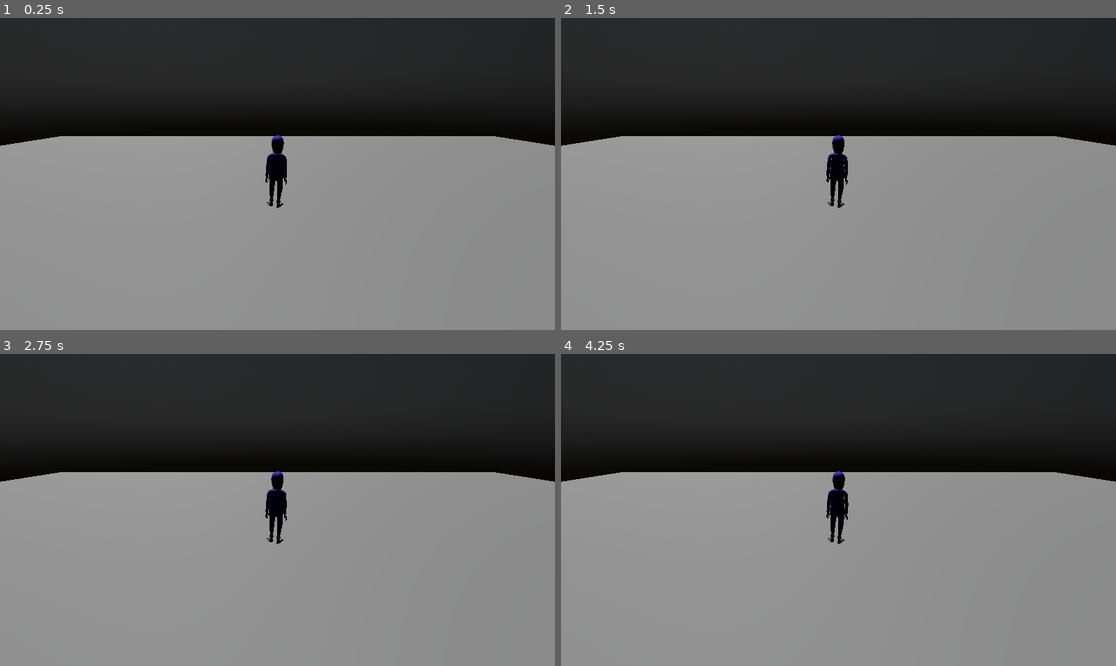
Above: before the commit, frames 1-4 (two rows, left to right).
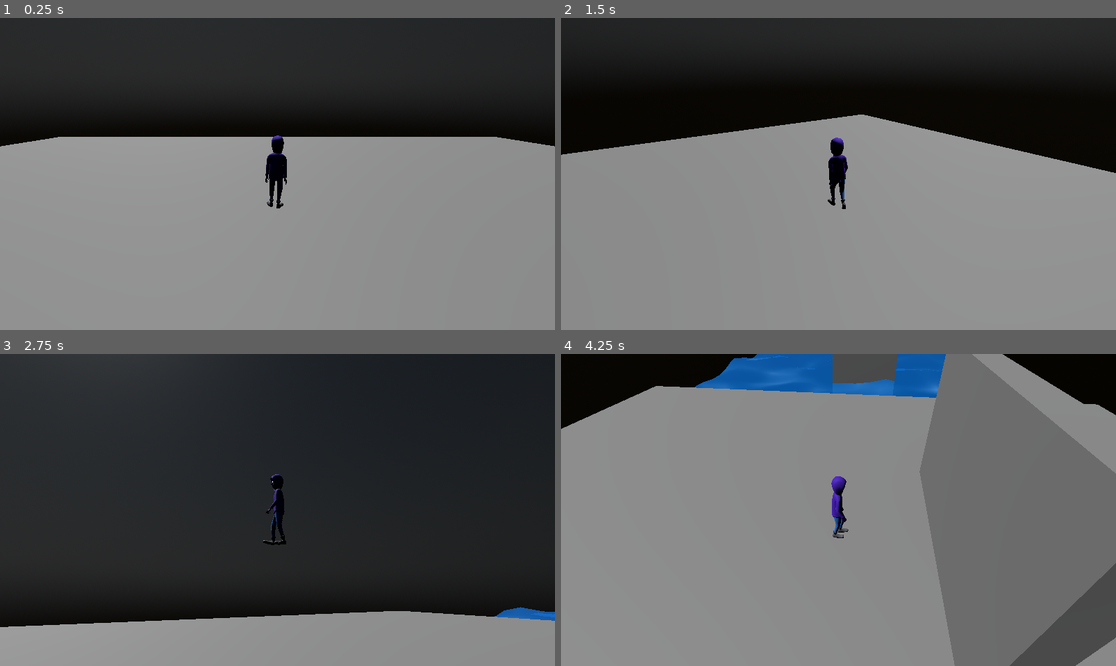
Above: after the commit, the same moments.

Repository: kyle-hessel/godot-action-prototype
Game: Godot game, scene res://scenes/main.tscn
Two runs of this game, one before a commit and one after it. Both use one fixed random seed, a clock stepped at 60 frames per second and the inputs below. The engine's default icon, where the game draws it, is replaced by a stand-in: a white triangle on a blue panel in a dark square.
Inputs (mouse positions are in pixels of both pictures, inside the frame that each line leads up to):
- Up to frame 1 (0.25 s): no input
- Up to frame 2 (1.5 s): tap Enter at 0.5 s; move the mouse to (960, 158) at 0.52 s; hold D (right) 0.53-1.28 s; tap Space (jump) at 0.6, 0.77, 1.07 s; move the mouse to (727, 189) at 1.27 s; hold S (backward) from 1.28 s (still down); click (727, 189) at 1.35 s
- Up to frame 3 (2.75 s): tap Space (jump) at 1.52, 1.55, 1.82, 2.3 s; move the mouse to (333, 441) at 2.02 s; release S (backward) at 2.03 s; hold D (right) from 2.03 s (still down); hold E (equip_weapon) from 2.03 s (still down)
- Up to frame 4 (4.25 s): move the mouse to (810, 572) at 2.77 s; release D (right) at 2.78 s; release E (equip_weapon) at 2.78 s; hold W (forward) 2.78-3.53 s; tap Shift (sprint) at 2.85 s; tap Space (jump) at 3.02, 3.05, 3.32, 3.6, 3.77, 4.07 s; move the mouse to (1005, 556) at 3.52 s; hold A (left) from 3.53 s (still down)

The runs differ from the first frame. In frame 1, 0.2% of the frame differs, in the area x 0-100%, y 37-62%; in frame 2, 11%; in frame 3, 52%; in frame 4, 58%, in the area x 0-100%, y 0-100%.
Error before the commit: Parse Error: Identifier "return_value_discarded" not declared in the current scope. (res://scripts/Player.gd:78)

Commit message:
Fixed a bug where the player could stop moving without first accelerating.

Diff:
--- a/project.godot
+++ b/project.godot
@@ -24,35 +24,35 @@
 
 forward={
 "deadzone": 0.5,
-"events": [Object(InputEventKey,"resource_local_to_scene":false,"resource_name":"","device":0,"window_id":0,"alt_pressed":false,"shift_pressed":false,"ctrl_pressed":false,"meta_pressed":false,"pressed":false,"keycode":0,"physical_keycode":87,"unicode":0,"echo":false,"script":null)
-, Object(InputEventKey,"resource_local_to_scene":false,"resource_name":"","device":0,"window_id":0,"alt_pressed":false,"shift_pressed":false,"ctrl_pressed":false,"meta_pressed":false,"pressed":false,"keycode":0,"physical_keycode":4194320,"unicode":0,"echo":false,"script":null)
+"events": [Object(InputEventKey,"resource_local_to_scene":false,"resource_name":"","device":0,"window_id":0,"alt_pressed":false,"shift_pressed":false,"ctrl_pressed":false,"meta_pressed":false,"pressed":false,"keycode":0,"physical_keycode":87,"key_label":0,"unicode":0,"echo":false,"script":null)
+, Object(InputEventKey,"resource_local_to_scene":false,"resource_name":"","device":0,"window_id":0,"alt_pressed":false,"shift_pressed":false,"ctrl_pressed":false,"meta_pressed":false,"pressed":false,"keycode":0,"physical_keycode":4194320,"key_label":0,"unicode":0,"echo":false,"script":null)
 , Object(InputEventJoypadMotion,"resource_local_to_scene":false,"resource_name":"","device":-1,"axis":1,"axis_value":-1.0,"script":null)
 ]
 }
 backward={
 "deadzone": 0.5,
-"events": [Object(InputEventKey,"resource_local_to_scene":false,"resource_name":"","device":0,"window_id":0,"alt_pressed":false,"shift_pressed":false,"ctrl_pressed":false,"meta_pressed":false,"pressed":false,"keycode":0,"physical_keycode":83,"unicode":0,"echo":false,"script":null)
-, Object(InputEventKey,"resource_local_to_scene":false,"resource_name":"","device":0,"window_id":0,"alt_pressed":false,"shift_pressed":false,"ctrl_pressed":false,"meta_pressed":false,"pressed":false,"keycode":0,"physical_keycode":4194322,"unicode":0,"echo":false,"script":null)
+"events": [Object(InputEventKey,"resource_local_to_scene":false,"resource_name":"","device":0,"window_id":0,"alt_pressed":false,"shift_pressed":false,"ctrl_pressed":false,"meta_pressed":false,"pressed":false,"keycode":0,"physical_keycode":83,"key_label":0,"unicode":0,"echo":false,"script":null)
+, Object(InputEventKey,"resource_local_to_scene":false,"resource_name":"","device":0,"window_id":0,"alt_pressed":false,"shift_pressed":false,"ctrl_pressed":false,"meta_pressed":false,"pressed":false,"keycode":0,"physical_keycode":4194322,"key_label":0,"unicode":0,"echo":false,"script":null)
 , Object(InputEventJoypadMotion,"resource_local_to_scene":false,"resource_name":"","device":-1,"axis":1,"axis_value":1.0,"script":null)
 ]
 }
 left={
 "deadzone": 0.5,
-"events": [Object(InputEventKey,"resource_local_to_scene":false,"resource_name":"","device":0,"window_id":0,"alt_pressed":false,"shift_pressed":false,"ctrl_pressed":false,"meta_pressed":false,"pressed":false,"keycode":0,"physical_keycode":65,"unicode":0,"echo":false,"script":null)
-, Object(InputEventKey,"resource_local_to_scene":false,"resource_name":"","device":0,"window_id":0,"alt_pressed":false,"shift_pressed":false,"ctrl_pressed":false,"meta_pressed":false,"pressed":false,"keycode":0,"physical_keycode":4194319,"unicode":0,"echo":false,"script":null)
+"events": [Object(InputEventKey,"resource_local_to_scene":false,"resource_name":"","device":0,"window_id":0,"alt_pressed":false,"shift_pressed":false,"ctrl_pressed":false,"meta_pressed":false,"pressed":false,"keycode":0,"physical_keycode":65,"key_label":0,"unicode":0,"echo":false,"script":null)
+, Object(InputEventKey,"resource_local_to_scene":false,"resource_name":"","device":0,"window_id":0,"alt_pressed":false,"shift_pressed":false,"ctrl_pressed":false,"meta_pressed":false,"pressed":false,"keycode":0,"physical_keycode":4194319,"key_label":0,"unicode":0,"echo":false,"script":null)
 , Object(InputEventJoypadMotion,"resource_local_to_scene":false,"resource_name":"","device":-1,"axis":0,"axis_value":-1.0,"script":null)
 ]
 }
 right={
 "deadzone": 0.5,
-"events": [Object(InputEventKey,"resource_local_to_scene":false,"resource_name":"","device":0,"window_id":0,"alt_pressed":false,"shift_pressed":false,"ctrl_pressed":false,"meta_pressed":false,"pressed":false,"keycode":0,"physical_keycode":68,"unicode":0,"echo":false,"script":null)
-, Object(InputEventKey,"resource_local_to_scene":false,"resource_name":"","device":0,"window_id":0,"alt_pressed":false,"shift_pressed":false,"ctrl_pressed":false,"meta_pressed":false,"pressed":false,"keycode":0,"physical_keycode":4194321,"unicode":0,"echo":false,"script":null)
+"events": [Object(InputEventKey,"resource_local_to_scene":false,"resource_name":"","device":0,"window_id":0,"alt_pressed":false,"shift_pressed":false,"ctrl_pressed":false,"meta_pressed":false,"pressed":false,"keycode":0,"physical_keycode":68,"key_label":0,"unicode":0,"echo":false,"script":null)
+, Object(InputEventKey,"resource_local_to_scene":false,"resource_name":"","device":0,"window_id":0,"alt_pressed":false,"shift_pressed":false,"ctrl_pressed":false,"meta_pressed":false,"pressed":false,"keycode":0,"physical_keycode":4194321,"key_label":0,"unicode":0,"echo":false,"script":null)
 , Object(InputEventJoypadMotion,"resource_local_to_scene":false,"resource_name":"","device":-1,"axis":0,"axis_value":1.0,"script":null)
 ]
 }
 jump={
 "deadzone": 0.5,
-"events": [Object(InputEventKey,"resource_local_to_scene":false,"resource_name":"","device":0,"window_id":0,"alt_pressed":false,"shift_pressed":false,"ctrl_pressed":false,"meta_pressed":false,"pressed":false,"keycode":0,"physical_keycode":32,"unicode":0,"echo":false,"script":null)
+"events": [Object(InputEventKey,"resource_local_to_scene":false,"resource_name":"","device":0,"window_id":0,"alt_pressed":false,"shift_pressed":false,"ctrl_pressed":false,"meta_pressed":false,"pressed":false,"keycode":0,"physical_keycode":32,"key_label":0,"unicode":0,"echo":false,"script":null)
 , Object(InputEventJoypadButton,"resource_local_to_scene":false,"resource_name":"","device":-1,"button_index":0,"pressure":0.0,"pressed":false,"script":null)
 ]
 }
@@ -78,13 +78,13 @@
 }
 sprint={
 "deadzone": 0.5,
-"events": [Object(InputEventKey,"resource_local_to_scene":false,"resource_name":"","device":0,"window_id":0,"alt_pressed":false,"shift_pressed":false,"ctrl_pressed":false,"meta_pressed":false,"pressed":false,"keycode":0,"physical_keycode":4194325,"unicode":0,"echo":false,"script":null)
+"events": [Object(InputEventKey,"resource_local_to_scene":false,"resource_name":"","device":0,"window_id":0,"alt_pressed":false,"shift_pressed":false,"ctrl_pressed":false,"meta_pressed":false,"pressed":false,"keycode":0,"physical_keycode":4194325,"key_label":0,"unicode":0,"echo":false,"script":null)
 , null, null, null, null, Object(InputEventJoypadButton,"resource_local_to_scene":false,"resource_name":"","device":-1,"button_index":9,"pressure":0.0,"pressed":false,"script":null)
 ]
 }
 equip_weapon={
 "deadzone": 0.5,
-"events": [Object(InputEventKey,"resource_local_to_scene":false,"resource_name":"","device":0,"window_id":0,"alt_pressed":false,"shift_pressed":false,"ctrl_pressed":false,"meta_pressed":false,"pressed":false,"keycode":0,"physical_keycode":69,"unicode":0,"echo":false,"script":null)
+"events": [Object(InputEventKey,"resource_local_to_scene":false,"resource_name":"","device":0,"window_id":0,"alt_pressed":false,"shift_pressed":false,"ctrl_pressed":false,"meta_pressed":false,"pressed":false,"keycode":0,"physical_keycode":69,"key_label":0,"unicode":0,"echo":false,"script":null)
 , Object(InputEventJoypadButton,"resource_local_to_scene":false,"resource_name":"","device":-1,"button_index":3,"pressure":0.0,"pressed":false,"script":null)
 ]
 }
--- a/scenes/main.tscn
+++ b/scenes/main.tscn
@@ -20,7 +20,7 @@
 [sub_resource type="ShaderMaterial" id="ShaderMaterial_yots1"]
 render_priority = 0
 shader = ExtResource("2_20y4g")
-shader_parameter/ColorParameter = null
+shader_parameter/ColorParameter = Color(4e-05, 0.437882, 0.846476, 1)
 
 [sub_resource type="PlaneMesh" id="PlaneMesh_6urk2"]
 material = SubResource("ShaderMaterial_yots1")
--- a/scenes/player.tscn
+++ b/scenes/player.tscn
@@ -28,78 +28,98 @@
 transform = Transform3D(1, 0, 0, 0, 1, 0, 0, 0, 1, 0, -1.05269, 0)
 
 [node name="Skeleton3D" parent="hooded_character/HoodedCharacterGameRig" index="0"]
-bones/0/position = Vector3(0.0449101, 1.0942, -0.0383282)
-bones/0/rotation = Quaternion(0.997288, -0.0222866, 0.0508446, -0.0483214)
-bones/2/position = Vector3(0.207502, -0.927654, 0.175443)
-bones/2/rotation = Quaternion(0.166742, 0.656885, 0.714717, -0.172852)
-bones/3/rotation = Quaternion(-0.0242251, 0.999526, -0.0018196, 0.0189284)
-bones/10/rotation = Quaternion(0.721287, 0.177794, 0.665144, 0.0756129)
-bones/11/rotation = Quaternion(-2.08192e-07, -0.0556028, -4.53876e-07, 0.998453)
-bones/12/rotation = Quaternion(1.75604e-07, 0.0277813, 4.0427e-07, 0.999614)
-bones/13/position = Vector3(-0.00869981, -0.94163, 0.08133)
-bones/13/rotation = Quaternion(-0.179035, 0.634333, 0.746324, 0.0925709)
-bones/14/rotation = Quaternion(-0.00730196, 0.999659, 0.0245288, 0.00509938)
-bones/21/rotation = Quaternion(0.731999, -0.019918, -0.676711, 0.0764435)
-bones/22/rotation = Quaternion(-1.87183e-07, 0.168377, -3.62818e-08, 0.985723)
-bones/23/rotation = Quaternion(1.0141e-07, -0.0842343, 9.35153e-08, 0.996446)
-bones/24/position = Vector3(0.0449101, 1.0942, -0.0383282)
-bones/24/rotation = Quaternion(0.107669, -0.0472069, -0.00617189, 0.993046)
-bones/25/position = Vector3(0.0450844, 1.15737, -0.0244682)
-bones/25/rotation = Quaternion(-0.00559941, -0.0393013, 0.0156254, 0.99909)
-bones/26/position = Vector3(0.0383219, 1.37869, -0.0272213)
-bones/26/rotation = Quaternion(0.0147608, -0.0333637, 0.0436798, 0.998379)
-bones/31/rotation = Quaternion(0.536729, 0.391809, 0.654422, -0.360749)
-bones/32/rotation = Quaternion(-0.408863, 0.422689, -0.254152, 0.767836)
-bones/33/rotation = Quaternion(2.2274e-07, 0.176419, -1.99178e-07, 0.984315)
-bones/34/rotation = Quaternion(-3.80702e-08, 0.176461, -7.6984e-07, 0.984308)
-bones/35/rotation = Quaternion(0.0730774, -0.00135577, -0.0300701, 0.996872)
-bones/36/rotation = Quaternion(-4.60858e-08, -0.680648, 4.63837e-08, 0.73261)
-bones/37/rotation = Quaternion(2.69679e-08, -0.0627279, -1.74576e-08, 0.998031)
-bones/38/rotation = Quaternion(0.136122, -0.0256059, -0.104203, 0.984864)
-bones/40/rotation = Quaternion(-0.339677, 0.113519, -0.0688137, 0.931127)
-bones/41/rotation = Quaternion(-0.285126, 0.020151, -0.0626981, 0.956225)
-bones/44/rotation = Quaternion(-0.250688, 0.0257946, 0.0238626, 0.96743)
-bones/45/rotation = Quaternion(-0.219964, -0.00185294, -0.049303, 0.97426)
-bones/48/rotation = Quaternion(-0.152679, -0.0250573, 0.139019, 0.978128)
-bones/49/rotation = Quaternion(-0.202284, -0.00214995, -0.0139647, 0.979225)
-bones/52/rotation = Quaternion(-0.180948, -0.119885, 0.25143, 0.943222)
-bones/53/rotation = Quaternion(-0.172183, -0.011545, 0.0185359, 0.984823)
-bones/58/rotation = Quaternion(-0.545094, 0.394773, 0.62789, 0.390872)
-bones/59/rotation = Quaternion(-0.424909, -0.438791, 0.198282, 0.76655)
-bones/60/rotation = Quaternion(1.26846e-07, -0.211358, -1.57102e-09, 0.977409)
-bones/61/rotation = Quaternion(-9.0151e-09, -0.211358, -4.57517e-08, 0.977409)
-bones/62/rotation = Quaternion(0.0959722, 0.00258533, 0.0349427, 0.994767)
-bones/63/rotation = Quaternion(9.19579e-08, 0.716565, 1.72445e-08, 0.697521)
-bones/64/rotation = Quaternion(-1.82569e-08, 0.11275, -7.3377e-08, 0.993623)
-bones/65/rotation = Quaternion(0.2279, 0.0470103, 0.0933388, 0.96806)
-bones/67/rotation = Quaternion(-0.231805, -0.0597889, 0.101796, 0.965572)
-bones/68/rotation = Quaternion(-0.184067, -0.00601955, 0.0621849, 0.980926)
-bones/71/rotation = Quaternion(-0.223232, -0.00773909, -0.00253508, 0.974731)
-bones/72/rotation = Quaternion(-0.17091, 0.00428808, 0.0505343, 0.98398)
-bones/75/rotation = Quaternion(-0.183423, 0.0216862, -0.132036, 0.973885)
-bones/76/rotation = Quaternion(-0.188879, 0.00279248, 0.0147707, 0.981885)
-bones/79/rotation = Quaternion(-0.201773, 0.120133, -0.214391, 0.948099)
-bones/80/rotation = Quaternion(-0.138858, 0.013177, -0.0135017, 0.990133)
-bones/82/rotation = Quaternion(-0.064729, -0.188997, 0.313116, 0.928466)
-bones/83/rotation = Quaternion(-0.159937, 0.0106175, -0.135944, 0.977664)
-bones/85/position = Vector3(0.0114276, 1.69485, -0.0339251)
-bones/85/rotation = Quaternion(0.106618, -0.0294421, 0.0297674, 0.993418)
-bones/86/rotation = Quaternion(-0.0905749, -0.00108717, 0.00666032, 0.995867)
-bones/87/position = Vector3(0.165834, 0.561367, 0.075944)
-bones/87/rotation = Quaternion(0.741156, 0.00429264, 0.670528, -0.0325863)
-bones/88/rotation = Quaternion(-1.69881e-08, -0.137966, -1.35327e-08, 0.990437)
-bones/90/rotation = Quaternion(-1.82936e-08, -0.0681278, 2.56403e-08, 0.997677)
-bones/91/position = Vector3(-0.0521159, 0.556688, -0.031567)
-bones/91/rotation = Quaternion(0.863254, 0.0486849, -0.502361, -0.00737409)
-bones/92/rotation = Quaternion(-5.70572e-09, -0.00841711, 3.20902e-08, 0.999965)
-bones/94/rotation = Quaternion(2.57411e-06, -0.00356654, -5.3508e-06, 0.999994)
-bones/95/position = Vector3(0.00385204, 1.8066, -0.020318)
-bones/95/rotation = Quaternion(-0.0640413, -0.0254278, -0.0163153, 0.99749)
-bones/110/rotation = Quaternion(0.707155, -9.13064e-06, 0.707059, 2.02226e-07)
-bones/111/rotation = Quaternion(0.707164, 1.10553e-06, 0.70705, 4.47247e-07)
+bones/0/position = Vector3(0.0416449, 1.09435, -0.0351675)
+bones/0/rotation = Quaternion(0.997629, -0.018407, 0.0419953, -0.0513164)
+bones/1/position = Vector3(1.50813e-07, 0.063586, 7.50306e-06)
+bones/2/position = Vector3(0.201314, -0.928265, 0.180616)
+bones/2/rotation = Quaternion(0.162631, 0.659581, 0.715155, -0.164492)
+bones/3/rotation = Quaternion(-0.0249389, 0.999507, -0.0031889, 0.0187948)
+bones/9/position = Vector3(7.83609e-06, 0.201518, -2.98574e-06)
+bones/10/rotation = Quaternion(0.72142, 0.174801, 0.665523, 0.0779486)
+bones/11/rotation = Quaternion(-1.7868e-07, -0.0579845, -4.1535e-07, 0.998318)
+bones/12/rotation = Quaternion(1.05032e-07, 0.0289837, 2.44986e-07, 0.99958)
+bones/13/position = Vector3(-0.0134688, -0.941166, 0.0835035)
+bones/13/rotation = Quaternion(-0.183728, 0.635319, 0.743228, 0.101122)
+bones/14/rotation = Quaternion(-0.00731867, 0.999661, 0.0244585, 0.00512788)
+bones/21/rotation = Quaternion(0.731763, -0.0288056, -0.676262, 0.0797718)
+bones/22/rotation = Quaternion(-2.05212e-07, 0.151573, -3.8047e-08, 0.988446)
+bones/23/rotation = Quaternion(1.50005e-07, -0.0759615, 7.68217e-08, 0.997111)
+bones/24/position = Vector3(0.0416449, 1.09435, -0.0351675)
+bones/24/rotation = Quaternion(0.110641, -0.0355261, -0.003672, 0.993219)
+bones/25/position = Vector3(0.0416068, 1.15743, -0.0209383)
+bones/25/rotation = Quaternion(-0.00249921, -0.0233904, 0.0185278, 0.999552)
+bones/26/position = Vector3(0.0334296, 1.37868, -0.022292)
+bones/26/rotation = Quaternion(0.0179125, -0.0120441, 0.0453307, 0.998739)
+bones/27/position = Vector3(-0.110809, 0.0794053, 0.0964309)
+bones/28/position = Vector3(-2.7199e-06, 0.0232871, -1.99354e-05)
+bones/30/position = Vector3(-1.18158e-06, 0.0232858, -1.76508e-05)
+bones/31/rotation = Quaternion(0.537381, 0.391455, 0.653844, -0.361209)
+bones/32/rotation = Quaternion(-0.408288, 0.42291, -0.253792, 0.768139)
+bones/33/rotation = Quaternion(1.45901e-07, 0.175303, 4.30554e-08, 0.984514)
+bones/34/rotation = Quaternion(1.74335e-08, 0.175303, -4.63954e-07, 0.984515)
+bones/35/rotation = Quaternion(0.0728673, -0.00212247, -0.0300039, 0.996888)
+bones/36/rotation = Quaternion(1.32559e-08, -0.682463, 5.67936e-08, 0.730921)
+bones/37/rotation = Quaternion(4.52531e-10, -0.065202, -4.32795e-08, 0.997872)
+bones/38/rotation = Quaternion(0.139307, -0.0266767, -0.105958, 0.984203)
+bones/40/rotation = Quaternion(-0.271842, 0.104569, -0.0605912, 0.954723)
+bones/41/rotation = Quaternion(-0.216092, 0.0133925, -0.0497833, 0.975011)
+bones/42/rotation = Quaternion(-0.0635023, 0.000705001, 0.0270836, 0.997614)
+bones/44/rotation = Quaternion(-0.210282, 0.0252342, 0.0280402, 0.976913)
+bones/45/rotation = Quaternion(-0.178933, -0.00290924, -0.045183, 0.982819)
+bones/48/rotation = Quaternion(-0.151073, -0.0248229, 0.139305, 0.978343)
+bones/49/rotation = Quaternion(-0.182843, -0.00259849, -0.0128044, 0.983055)
+bones/52/rotation = Quaternion(-0.179529, -0.119568, 0.251678, 0.943468)
+bones/53/rotation = Quaternion(-0.170395, -0.0114191, 0.0185203, 0.985136)
+bones/55/rotation = Quaternion(-0.0723814, 0.219616, -0.335501, 0.913219)
+bones/56/rotation = Quaternion(-0.129892, -0.00208464, 0.113488, 0.98501)
+bones/57/rotation = Quaternion(0.0287498, 0.0038321, 0.131949, 0.990832)
+bones/58/rotation = Quaternion(-0.540082, 0.399052, 0.629769, 0.390462)
+bones/59/rotation = Quaternion(-0.427737, -0.43522, 0.205589, 0.765087)
+bones/60/rotation = Quaternion(-3.66211e-08, -0.209269, -1.72019e-07, 0.977858)
+bones/61/rotation = Quaternion(6.42261e-08, -0.209269, 1.04727e-08, 0.977858)
+bones/62/rotation = Quaternion(0.0856425, 0.004604, 0.0328375, 0.995774)
+bones/63/rotation = Quaternion(6.56452e-08, 0.714774, -1.72756e-08, 0.699355)
+bones/64/rotation = Quaternion(-5.64681e-08, 0.110203, -4.48778e-08, 0.993909)
+bones/65/rotation = Quaternion(0.230005, 0.0489971, 0.0993853, 0.966861)
+bones/67/rotation = Quaternion(-0.231583, -0.0597544, 0.101799, 0.965627)
+bones/68/rotation = Quaternion(-0.183349, -0.00587079, 0.0621213, 0.981066)
+bones/71/rotation = Quaternion(-0.222688, -0.00772931, -0.00264728, 0.974856)
+bones/72/rotation = Quaternion(-0.169937, 0.00434341, 0.0504466, 0.984153)
+bones/75/rotation = Quaternion(-0.178424, 0.021037, -0.132627, 0.974747)
+bones/76/rotation = Quaternion(-0.183582, 0.0028862, 0.0143825, 0.982895)
+bones/79/rotation = Quaternion(-0.181705, 0.114939, -0.216242, 0.952372)
+bones/80/rotation = Quaternion(-0.117529, 0.0114552, -0.0129672, 0.992919)
+bones/81/rotation = Quaternion(-0.060766, 0.00570369, -0.0140566, 0.998037)
+bones/82/rotation = Quaternion(-0.0647364, -0.18902, 0.312991, 0.928503)
+bones/83/rotation = Quaternion(-0.159808, 0.0107518, -0.136043, 0.97767)
+bones/85/position = Vector3(0.0048689, 1.69479, -0.0260764)
+bones/85/rotation = Quaternion(0.109434, -0.00817277, 0.0294723, 0.993523)
+bones/86/rotation = Quaternion(-0.0904531, -0.00133354, -0.0029094, 0.995896)
+bones/87/position = Vector3(0.165948, 0.561562, 0.0735339)
+bones/87/rotation = Quaternion(0.748101, 0.0058563, 0.662826, -0.0311619)
+bones/88/rotation = Quaternion(-4.23807e-08, -0.127935, -1.37343e-08, 0.991783)
+bones/89/rotation = Quaternion(0.00688331, 0.744779, -0.0328048, 0.666468)
+bones/90/rotation = Quaternion(5.30285e-08, -0.0641015, 3.47791e-08, 0.997943)
+bones/91/position = Vector3(-0.0546971, 0.556161, -0.0233476)
+bones/91/rotation = Quaternion(0.849516, 0.0558589, -0.524465, -0.0117972)
+bones/92/rotation = Quaternion(-3.72602e-08, 0.0182613, 3.5962e-08, 0.999833)
+bones/93/rotation = Quaternion(-0.00933612, -0.747373, 0.00933463, 0.664274)
+bones/94/rotation = Quaternion(-1.55583e-08, 0.00917691, 4.47377e-08, 0.999958)
+bones/95/position = Vector3(-0.00147442, 1.80647, -0.011615)
+bones/95/rotation = Quaternion(-0.0610116, -0.00593581, -0.0151438, 0.998005)
+bones/105/position = Vector3(0.0132175, 0.0235559, 2.24998e-06)
+bones/106/position = Vector3(0.0308701, 0.00955862, 1.20626e-06)
+bones/107/position = Vector3(0.0108748, 3.12129e-05, -3.18396e-06)
+bones/109/position = Vector3(0.0311428, 0.00909485, 6.10541e-06)
+bones/110/position = Vector3(0.0690974, 0.0731206, -0.0312506)
+bones/110/rotation = Quaternion(0.707155, -9.20612e-06, 0.707059, 1.34632e-07)
+bones/111/position = Vector3(0.0690992, 0.0731171, 0.0312699)
+bones/111/rotation = Quaternion(0.707164, 1.10613e-06, 0.70705, 4.47521e-07)
+bones/112/position = Vector3(0.0266825, 0.0630178, 4.3263e-06)
+bones/113/position = Vector3(0.000324148, 0.00025537, 2.02378e-06)
 
 [node name="RightHandAttachment" type="BoneAttachment3D" parent="hooded_character/HoodedCharacterGameRig/Skeleton3D" index="1"]
-transform = Transform3D(-0.0158489, -0.431367, -0.902037, -0.21424, -0.879733, 0.424466, -0.976652, 0.199979, -0.0784732, -0.210779, 0.922836, -0.075953)
+transform = Transform3D(-0.0664281, -0.424204, -0.903127, -0.217307, -0.877249, 0.428033, -0.97384, 0.22469, -0.0339087, -0.215752, 0.922162, -0.0584619)
 bone_name = "hand.r"
 bone_idx = 65
 
@@ -110,6 +130,8 @@
 one_shot = true
 
 [node name="AnimationTree" parent="hooded_character" index="2"]
+parameters/IdleWalkRun/blend_position = 0.0
+parameters/JumpShot/request = 0
 parameters/StateMachine/playback = SubResource("AnimationNodeStateMachinePlayback_1iq4j")
 
 [node name="SpringArm3D" type="SpringArm3D" parent="."]
--- a/scripts/Player.gd
+++ b/scripts/Player.gd
@@ -75,12 +75,14 @@
 	$hooded_character/AnimationTree.set("parameters/IdleWalkRun/blend_position", velocity.length())
 
 	# Collisions
-	@warning_ignore(return_value_discarded) # makes debugger shut up
+	#@warning_ignore(return_value_discarded) # makes debugger shut up
 	# processes complex collisions: see https://godotengine.org/qa/44624/kinematicbody3d-move_and_slide-move_and_collide-different
 	move_and_slide()
 
 	# held weapon tracking, attacking
 	handle_weapon_updates()
+
+	#print(movement_state)
 
 
 func _input(event):
@@ -151,10 +153,11 @@
 
 	# if we have input, do something.
 	if direction:
-		calculate_player_movement_state(delta)
-
 		# check if the player is moving laterally. used for air-drag in midair, probably redundant when used in conjunction with cached ground direction.
 		var inputting_movement: bool = Input.is_action_pressed("forward") || Input.is_action_pressed("backward") || Input.is_action_pressed("left") || Input.is_action_pressed("right")
+
+		if inputting_movement:
+			calculate_player_movement_state(delta)
 
 		# air drag based on amount of directional changes while in midair
 		if (is_jumping):
@@ -184,10 +187,6 @@
 	else:
 		#if (is_jumping == false):
 		stop_player_movement(delta)
-	# debug
-	#print(player_speed_current)
-	# debug
-	#print(movement_state)
 
 
 func calculate_player_movement_state(delta: float) -> void:
@@ -212,6 +211,8 @@
 		else:
 			movement_state = PlayerMovementState.WALK
 
+		#print(blending_movement_state)
+
 
 	# calculate acceleration
 	smooth_accelerate(delta)
@@ -220,7 +221,7 @@
 # acceleration, based on movement state
 func smooth_accelerate(delta: float) -> void:
 	# only calculate if on ground
-	if (is_jumping == false):
+	if is_jumping == false:
 		if (movement_state == PlayerMovementState.WALK):
 			if player_speed_current < player_speed_walk_max:
 				player_speed_current += (player_walk_accel_rate * delta)
@@ -237,6 +238,7 @@
 func stop_player_movement(delta: float) -> void:
 		# update movement state
 		movement_state = PlayerMovementState.IDLE
+		blending_movement_state = false;
 
 		# deceleration
 		player_speed_current = 0
--- a/shaders/pixel_shader.tres
+++ b/shaders/pixel_shader.tres
@@ -33,6 +33,7 @@
 [resource]
 code = "shader_type canvas_item;
 uniform float Pixelization : hint_range(256, 512, 2) = 256;
+uniform sampler2D screen_tex_frg_7 : hint_screen_texture;
 
 
 
@@ -59,7 +60,7 @@
 
 	vec4 n_out7p0;
 // Texture2D:7
-	n_out7p0 = textureLod(SCREEN_TEXTURE, n_out6p0, 0.0);
+	n_out7p0 = texture(screen_tex_frg_7, n_out6p0);
 
 
 // Output:0
Not shown, changed: 3D_models/characters/hooded_character_godot_export.glb.import
Not shown, changed: 3D_models/weapons/DamagedSword.glb.import
Not shown, changed: icon.svg.import
